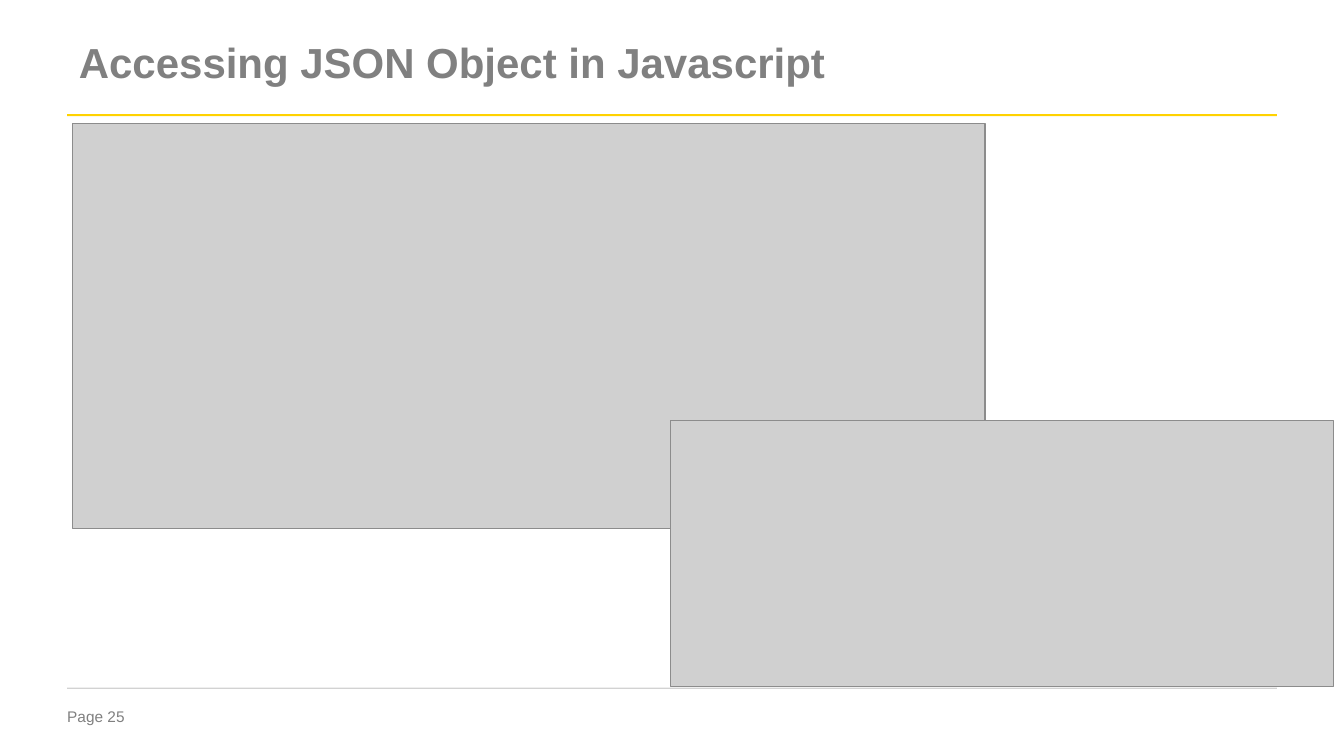
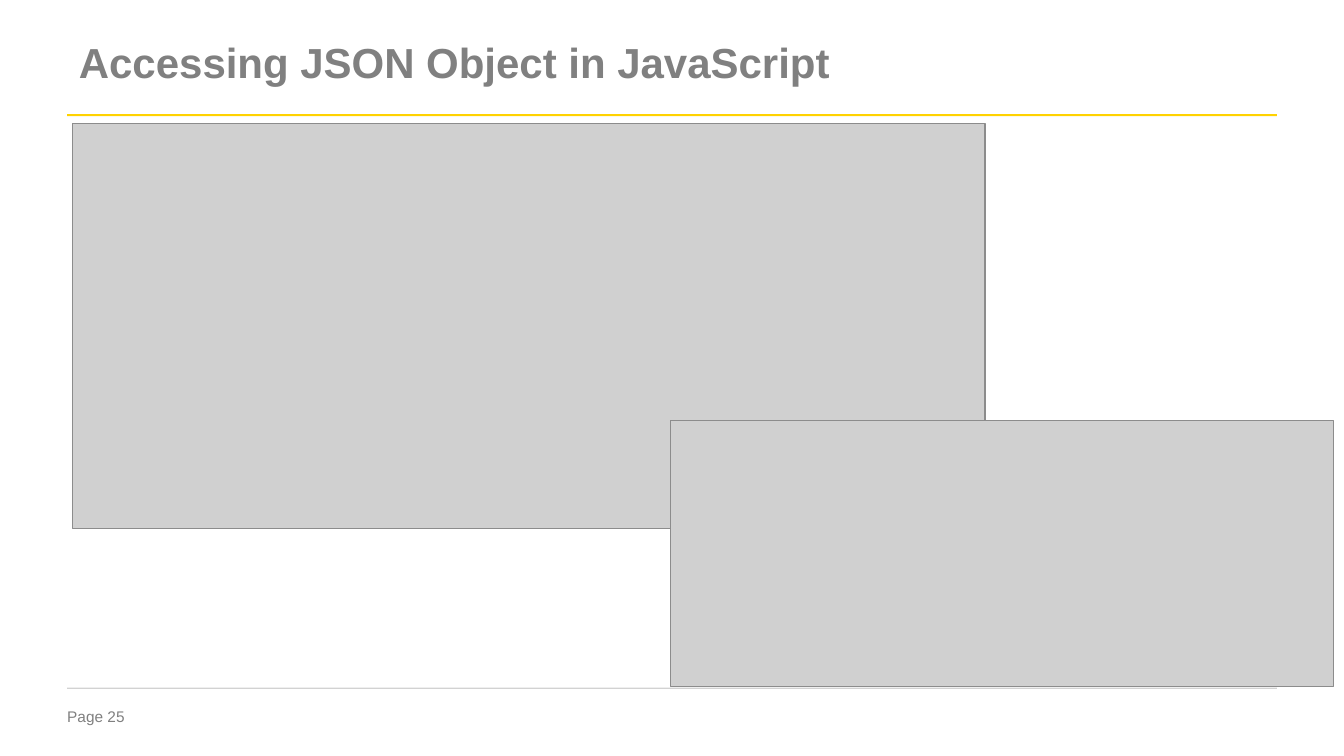
Before and after one commit to sj-minRva/Web-Dev, a slide deck: slide 25 of Notes/wt-m5-24.pptx. Drawn at 1344x756 pixels with LibreOffice and Linux fonts; fonts in the diff are those of the drawing; grey boxes stand for pictures. Boxes give left, top, right and bottom in pixels: in the first picture for what was removed or moved away, otherwise in the second. Text is boxed around its words. In the diff, an @@ line names an element or a change of style, - is before the commit and + after.

```diff
--- a/Notes/wt-m5-24.pptx
+++ b/Notes/wt-m5-24.pptx
@@ title at (79,47,829,87): text changed @@
-Accessing JSON Object in Javascript
+Accessing JSON Object in JavaScript
```
Also in this commit, not shown: 3 other slides changed, 2 other files.
